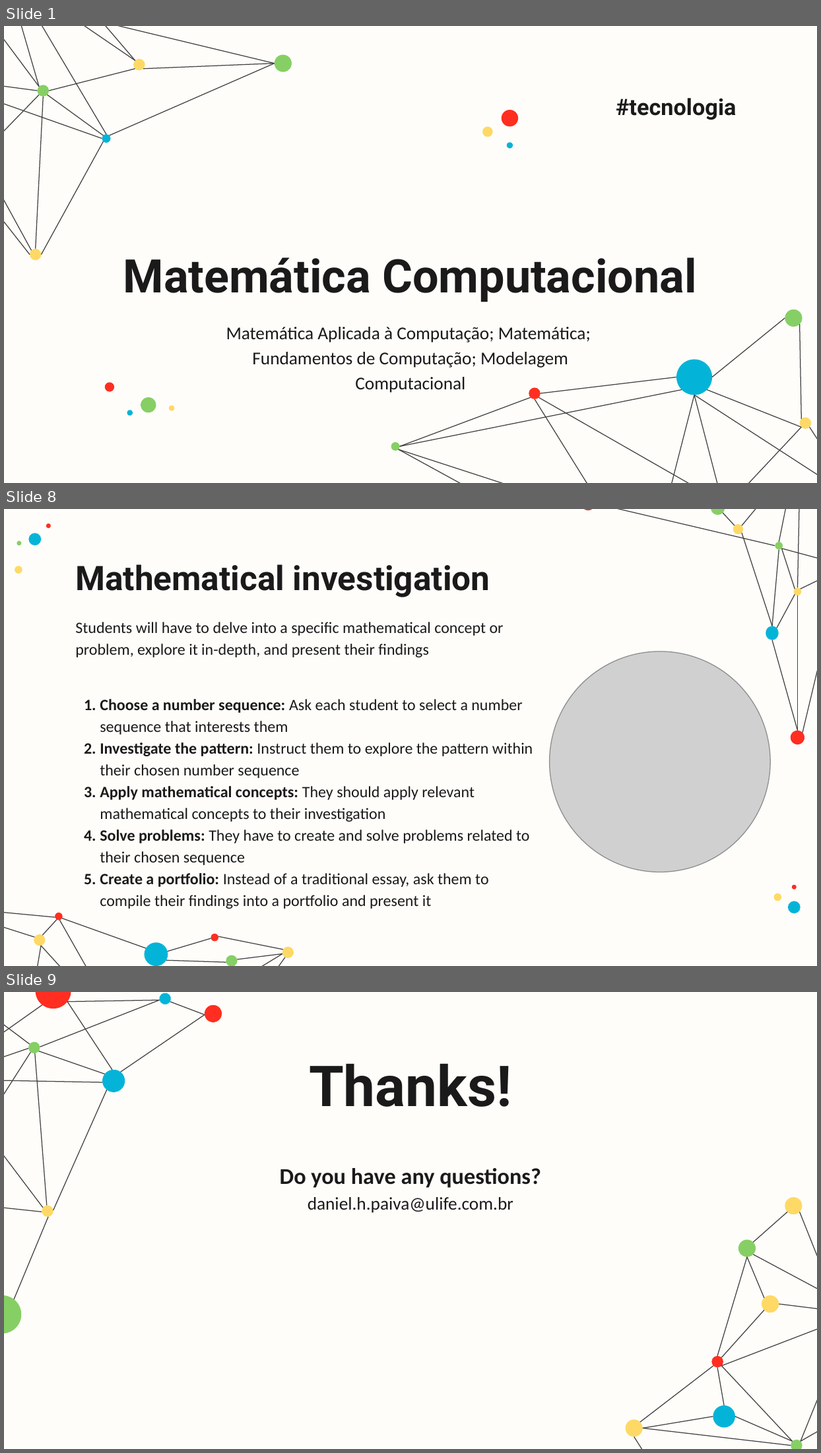
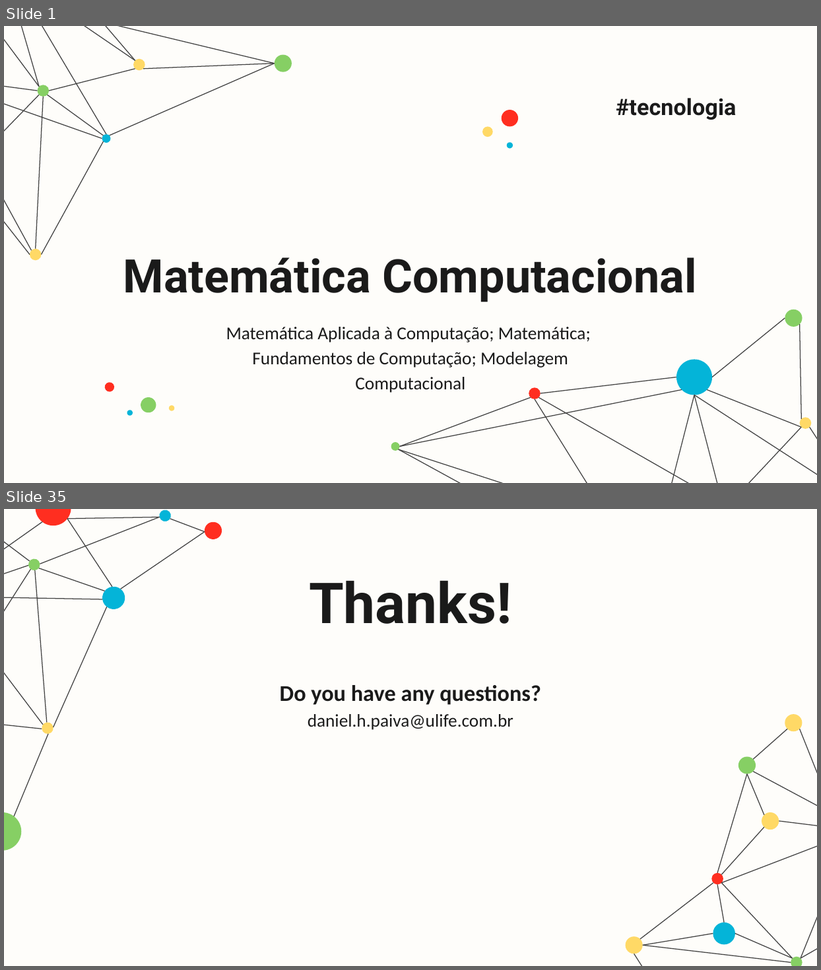
Before and after one commit to danhpaiva/una-teach-mca-202602, a slide deck: slide/teorica/05/05.mc.pptx. Shown one above the other, each under a label of ours: slides 1, 8 and 9 before the commit, slides 1 and 35 after it; the slides between them are not shown. The pictures are 821x1453 and 821x970 pixels, drawn with LibreOffice and Linux fonts; fonts in the diff are those of the drawing; grey boxes stand for pictures. Boxes give left, top, right and bottom in pixels: in the first picture for what was removed or moved away, otherwise in the second. Text is boxed around its words. In the diff, an @@ line names an element or a change of style, - is before the commit and + after.

```diff
--- a/slide/teorica/05/05.mc.pptx
+++ b/slide/teorica/05/05.mc.pptx
@@ slide 8 removed at <box>4,509,817,966</box>, background #FEFDFA @@
@@ group removed at <box>15,524,800,913</box>: 7 ellipses @@
@@ title removed at <box>75,564,490,597</box> @@
-Mathematical investigation
@@ text removed at <box>75,622,504,657</box> @@
-Students will have to delve into a specific mathematical concept or problem, explore it in-depth, and present their findings
@@ picture removed at <box>550,652,771,873</box> @@
@@ text removed at <box>100,699,533,909</box> @@
-1. Choose a number sequence: Ask each student to select a number sequence that interests them
-2. Investigate the pattern: Instruct them to explore the pattern within their chosen number sequence
-3. Apply mathematical concepts: They should apply relevant mathematical concepts to their investigation
-4. Solve problems: They have to create and solve problems related to their chosen sequence
-5. Create a portfolio: Instead of a traditional essay, ask them to compile their findings into a portfolio and present it
@@ group removed at <box>4,509,817,966</box>: 29 lines, 13 ellipses @@
@@ what was slide 9 is now slide 35 @@
```
Also in this commit, not shown: 2 slides changed, 31 slides added, 4 other slides removed, 1 other file.
